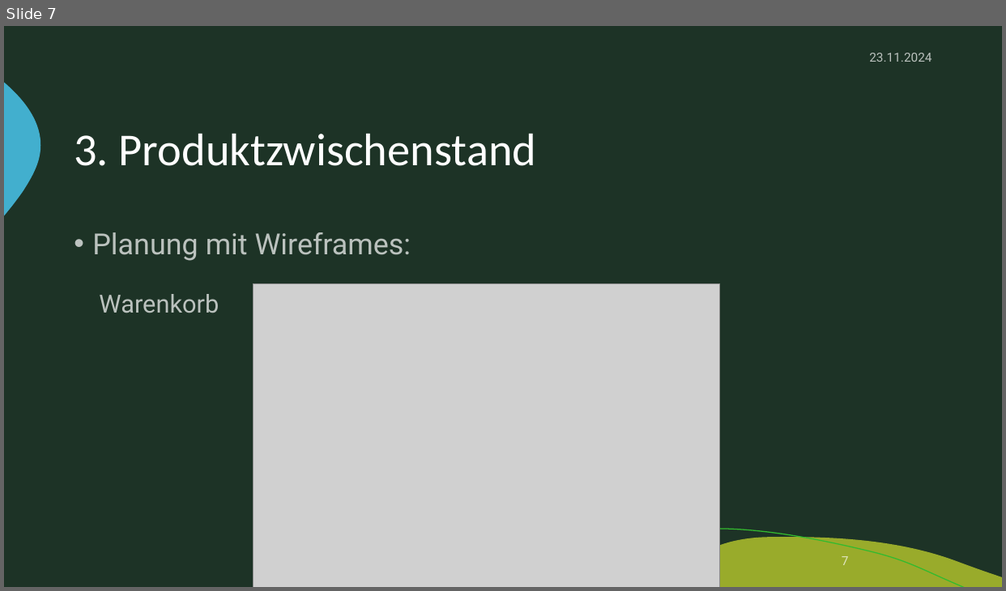
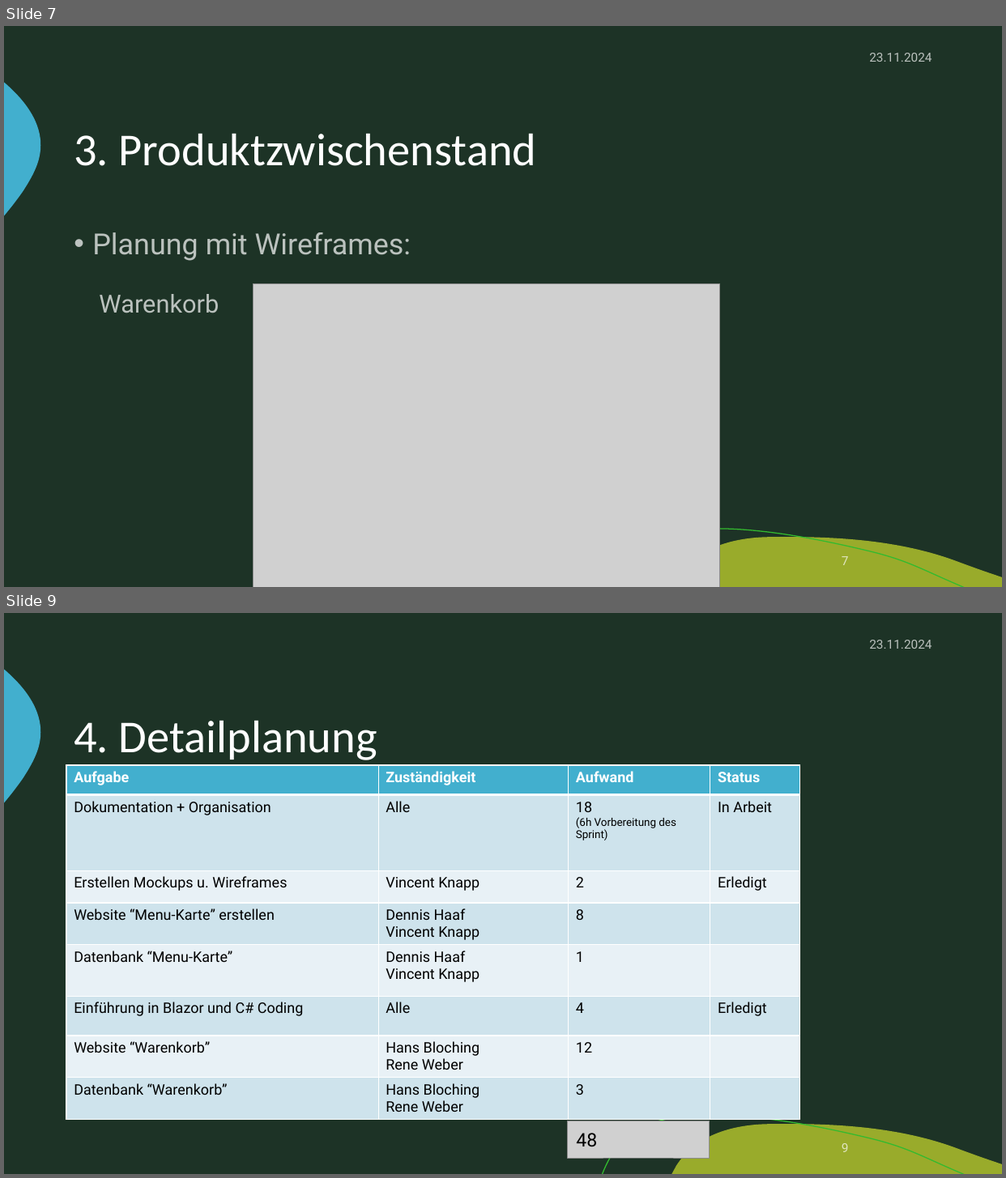
Before and after one commit to zIExpantion/ZumGelbenBach, a slide deck: Dokumente/Sprint-Backlog/Sprint-Backlog1.pptx. Shown one above the other, each under a label of ours: slide 7 before the commit, slides 7 and 9 after it; the slides between them are not shown. The pictures are 1006x591 and 1006x1178 pixels, drawn with LibreOffice and Linux fonts; fonts in the diff are those of the drawing; grey boxes stand for pictures; background and template pictures are left out. Boxes give left, top, right and bottom in pixels: in the first picture for what was removed or moved away, otherwise in the second. Text is boxed around its words. In the diff, an @@ line names an element or a change of style, - is before the commit and + after.

Commit message:
Anpassung PowerPoint Sprint 1 + Erstellung Excels für Planung der Sprints

```diff
--- a/Dokumente/Sprint-Backlog/Sprint-Backlog1.pptx
+++ b/Dokumente/Sprint-Backlog/Sprint-Backlog1.pptx
@@ slide 9 added at [4,613,1002,1174], background #1D3326; not listed: 3 template elements that a slide beside it also shows @@
@@ text added at [869,640,931,649], 12 pt, text #FFFFFF at 70% opacity @@
+23.11.2024
@@ title added at [74,720,377,760], 44 pt, text #FFFFFF @@
+4. Detailplanung
@@ table added at [66,765,800,1122], 8 rows, 4 columns @@
+Aufgabe | Zuständigkeit | Aufwand | Status
+Dokumentation + Organisation | Alle | 18 / (6h Vorbereitung des Sprint) | In Arbeit
+Erstellen Mockups u. Wireframes | Vincent Knapp | 2 | Erledigt
+Website “Menu-Karte” erstellen | Dennis Haaf Vincent Knapp | 8 | 
+Datenbank “Menu-Karte” | Dennis Haaf / Vincent Knapp | 1 | 
+Einführung in Blazor und C# Coding | Alle | 4 | Erledigt
+Website “Warenkorb” | Hans Bloching / Rene Weber | 12 | 
+Datenbank “Warenkorb” | Hans Bloching / Rene Weber | 3 | 
@@ picture added at [567,1122,710,1158] @@
@@ text added at [576,1133,597,1148], 18 pt, text #000000 @@
+48
@@ page number added at [842,1144,849,1152], 12 pt, text #FFFFFF at 70% opacity @@
+9
```
Also in this commit, not shown: 1 slide changed, 4 other slides added, 3 other files.
